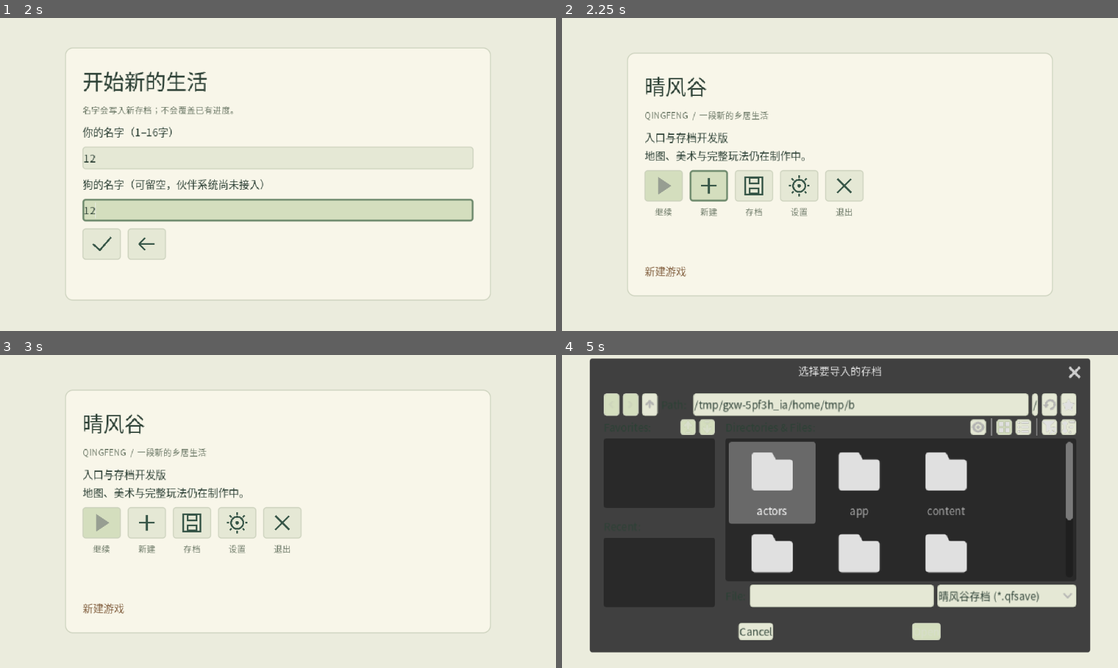
Above: before the commit, frames 1-4 (two rows, left to right).
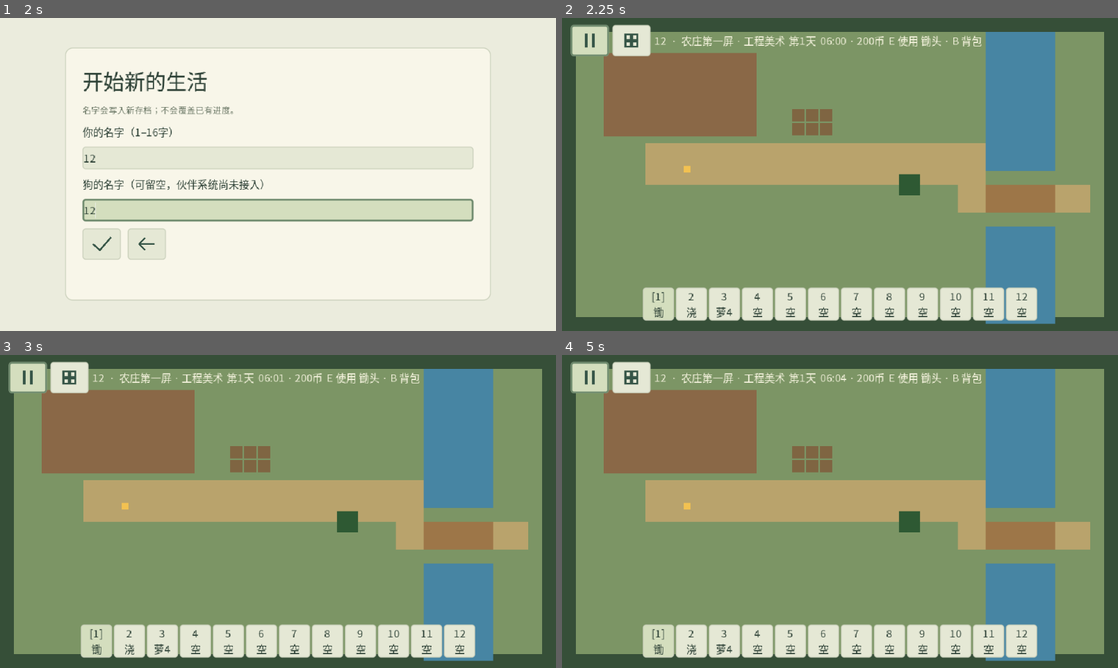
Above: after the commit, the same moments.

Repository: natefox2017/qingfeng
Game: Godot game, scene res://app/main.tscn
The game is run twice, just before and just after one commit, with the same random seed, the same clock (stepped at 60 frames per second) and the same inputs.
Inputs (mouse positions are in pixels of both pictures, inside the frame that each line leads up to):
- Up to frame 1 (2 s): click (144, 187) at 0.52 s; click (278, 158) at 1.27 s; type "12" at 1.35 s; click (278, 208) at 1.5 s; type "12" at 1.58 s
- Up to frame 2 (2.25 s): click (662, 243) at 2.02 s
- Up to frame 3 (3 s): click (27, 376) at 2.77 s
- Up to frame 4 (5 s): click (756, 524) at 3.52 s; click (662, 583) at 4.27 s

Frame 1 is identical in both runs. In frame 2, 94% of the frame differs, in the area x 0-100%, y 0-100%; in frame 3, 94%; in frame 4, 96%.

Commit message:
Validate forage types in content catalog

Diff:
--- a/game/content/content_catalog.gd
+++ b/game/content/content_catalog.gd
@@ -40,7 +40,7 @@
 	return (value is int or value is float) and is_finite(float(value)) and float(value) > 0.0
 
 static func validate(data: Variant) -> bool:
-	if not _exact_keys(data, ["content_version","clock","inventory","storage","economy","shop","items","crops","new_game"]):
+	if not _exact_keys(data, ["content_version","clock","inventory","storage","economy","shop","items","crops","forage","new_game"]):
 		return false
 	if data.content_version != "first_playable_v1":
 		return false
@@ -86,6 +86,16 @@
 			return false
 		if not _positive_int(crop.growth_days) or not _positive_int(crop.yield_quantity):
 			return false
+	if not _exact_keys(data.forage,["types"]) or not (data.forage.types is Dictionary) or data.forage.types.is_empty():
+		return false
+	for forage_id: Variant in data.forage.types:
+		if not (forage_id is String) or not String(forage_id).begins_with("forage."):
+			return false
+		var forage: Variant = data.forage.types[forage_id]
+		if not _exact_keys(forage,["item_id","quantity","respawn_days"]):
+			return false
+		if not forage.item_id in data.items or not _positive_int(forage.quantity) or not _positive_int(forage.respawn_days):
+			return false
 	if not _exact_keys(data.new_game, ["initial_items"]) or not (data.new_game.initial_items is Array):
 		return false
 	var occupied_slots := 0
